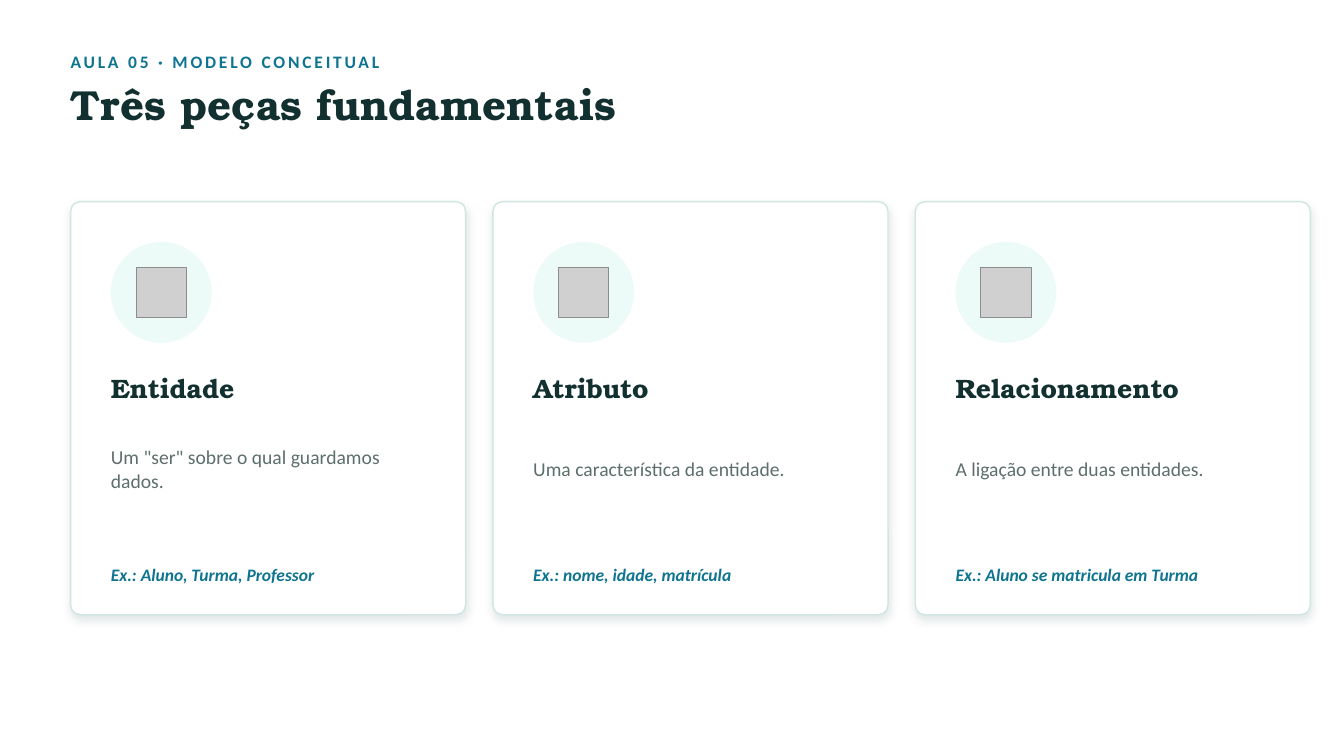
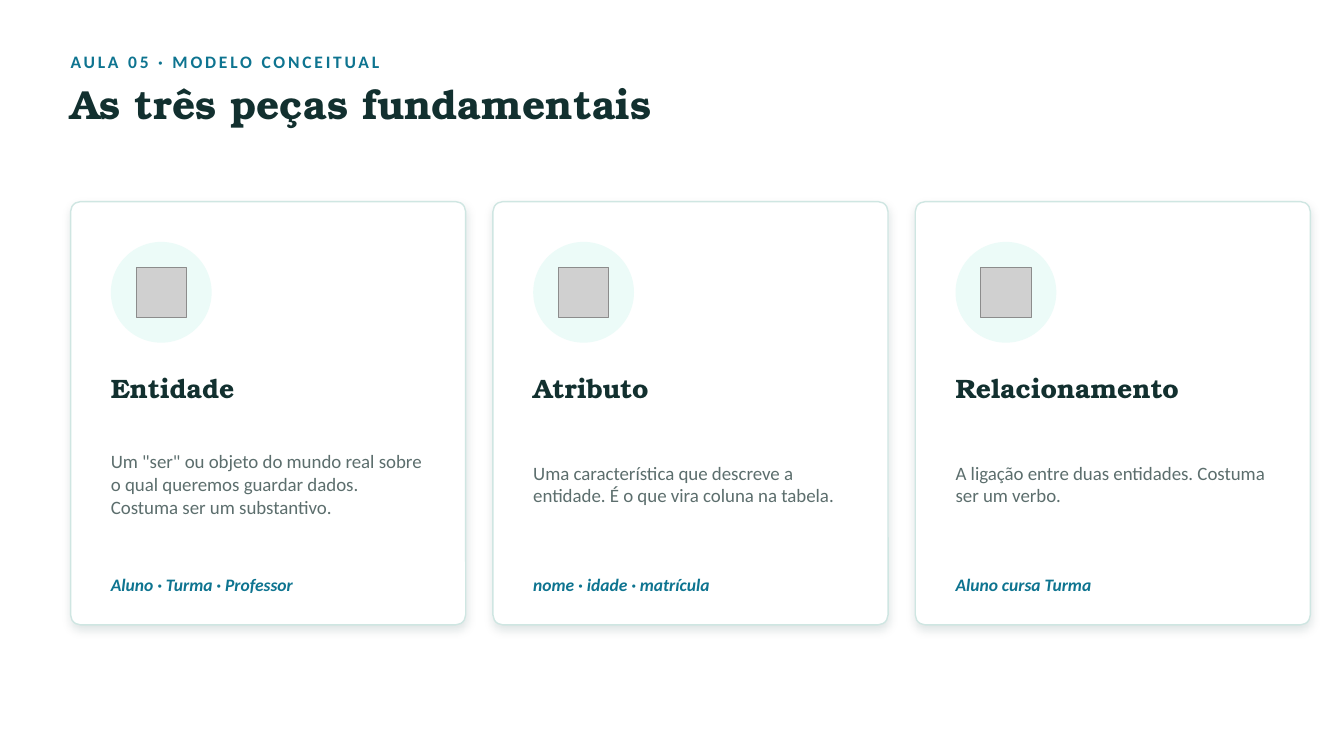
Before and after one commit to euericsoncosta/mteriais-de-aula, a slide deck: slide 32 of disciplinas/banco-de-dados/banco-de-dados-modulo01.pptx (slide 30 before the commit). Drawn at 1344x756 pixels with LibreOffice and Linux fonts; fonts in the diff are those of the drawing; grey boxes stand for pictures. Boxes give left, top, right and bottom in pixels: in the first picture for what was removed or moved away, otherwise in the second. Text is boxed around its words. In the diff, an @@ line names an element or a change of style, - is before the commit and + after.

```diff
--- a/disciplinas/banco-de-dados/banco-de-dados-modulo01.pptx
+++ b/disciplinas/banco-de-dados/banco-de-dados-modulo01.pptx
@@ text at (x1=71, y1=88, x2=652, y2=128): text changed; size 30 to 29 pt @@
-Três peças fundamentais
+As três peças fundamentais
@@ rounded rectangle resized from (x1=71, y1=202, x2=466, y2=615) to (x1=71, y1=202, x2=466, y2=625) @@
@@ rounded rectangle resized from (x1=493, y1=202, x2=888, y2=615) to (x1=493, y1=202, x2=888, y2=625) @@
@@ rounded rectangle resized from (x1=915, y1=202, x2=1311, y2=615) to (x1=915, y1=202, x2=1311, y2=625) @@
@@ text at (x1=111, y1=455, x2=422, y2=514): text changed; size 14 to 13.5 pt @@
-Um "ser" sobre o qual guardamos dados.
+Um "ser" ou objeto do mundo real sobre o qual queremos guardar dados. Costuma ser um substantivo.
@@ text at (x1=533, y1=467, x2=833, y2=505): text changed; size 14 to 13.5 pt @@
-Uma característica da entidade.
+Uma característica que descreve a entidade. É o que vira coluna na tabela.
@@ text at (x1=956, y1=467, x2=1264, y2=502): text changed; size 14 to 13.5 pt @@
-A ligação entre duas entidades.
+A ligação entre duas entidades. Costuma ser um verbo.
@@ text at (x1=111, y1=578, x2=293, y2=593): text changed @@
-Ex.: Aluno, Turma, Professor
+Aluno · Turma · Professor
@@ text at (x1=533, y1=578, x2=710, y2=591): text changed @@
-Ex.: nome, idade, matrícula
+nome · idade · matrícula
@@ text at (x1=956, y1=578, x2=1092, y2=591): text changed @@
-Ex.: Aluno se matricula em Turma
+Aluno cursa Turma
```
Also in this commit, not shown: 24 other slides changed, 7 slides added, 2 slides removed, 5 other files.
